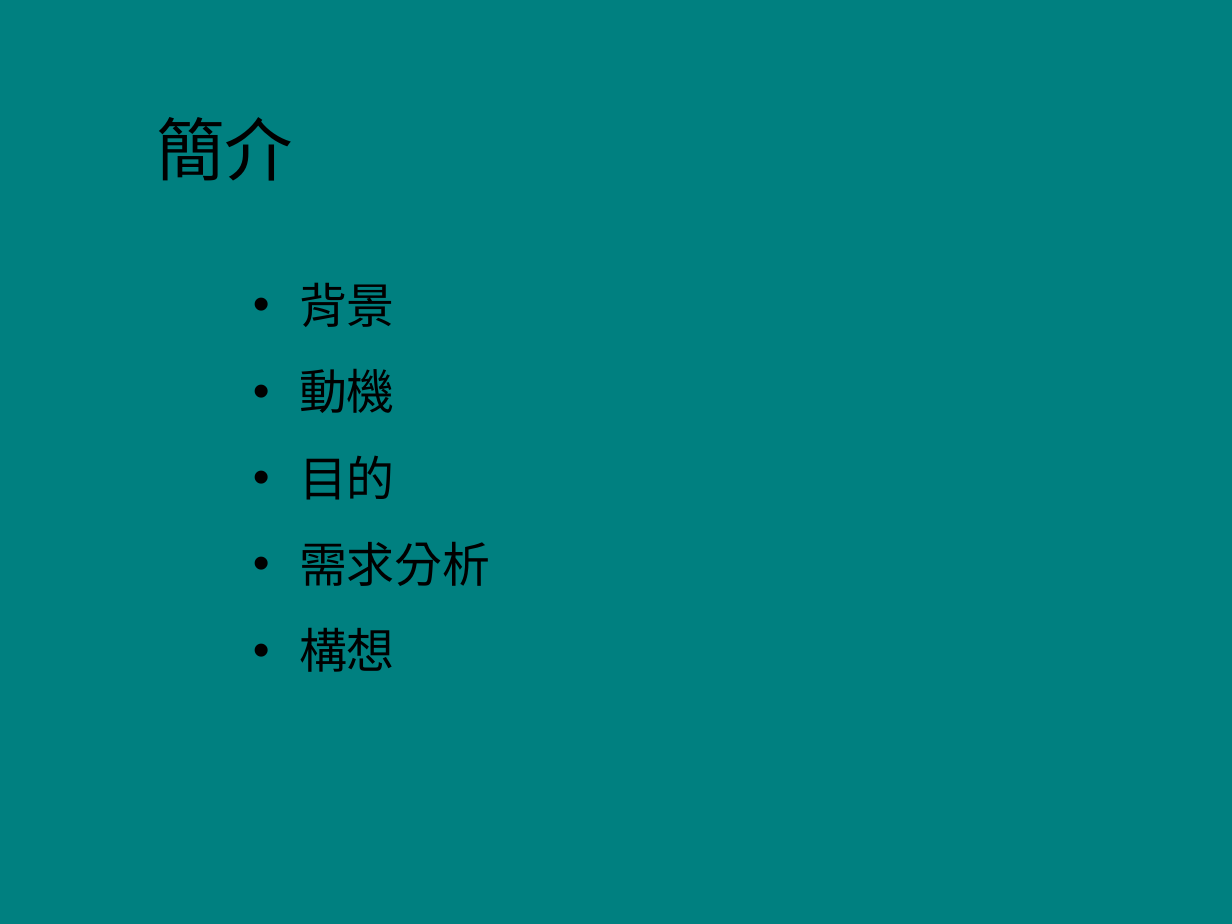
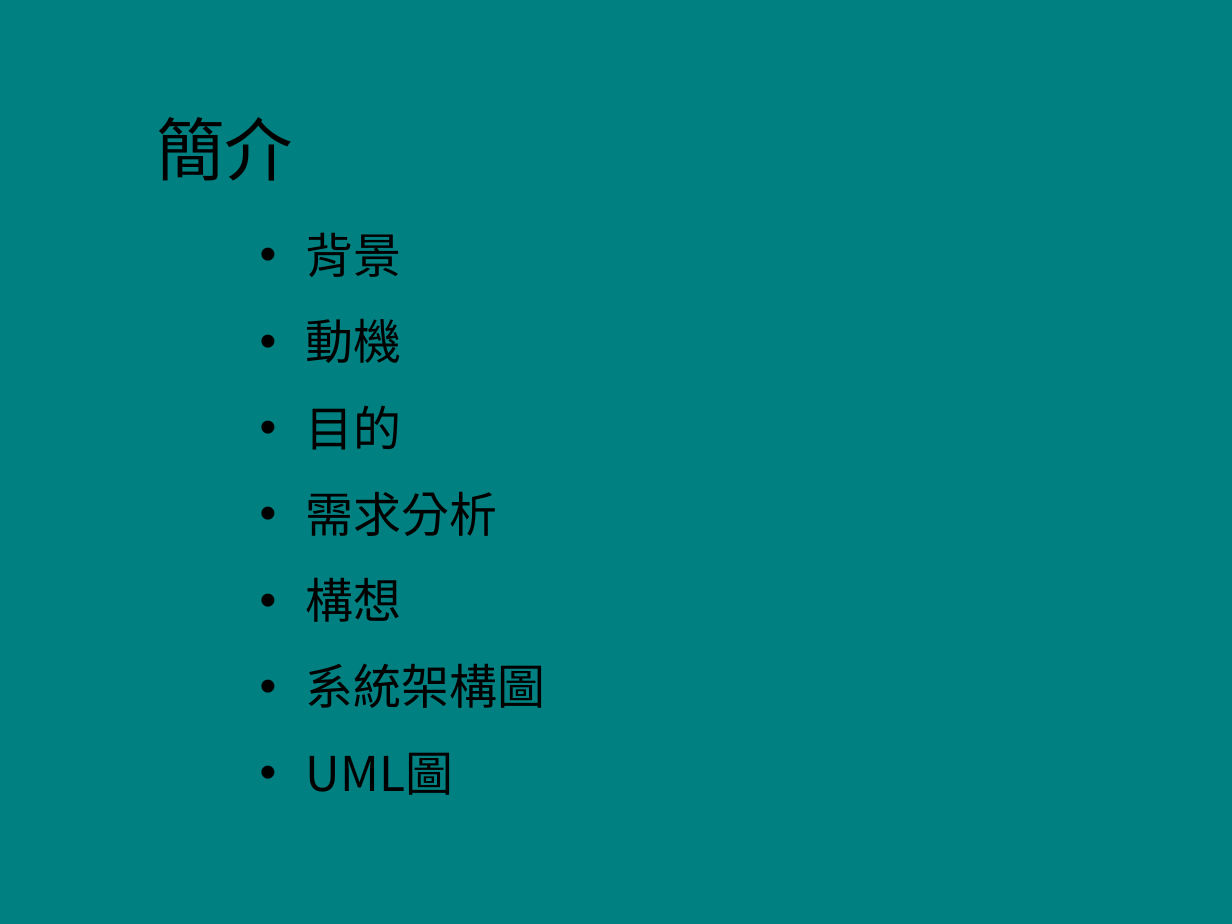
Before and after one commit to 02543420/107_SE_Team-12, a slide deck: slide 2 of 107_SE_Team12_AR RPG結合區域行銷.pptx. Drawn at 1232x924 pixels with LibreOffice and Linux fonts; fonts in the diff are those of the drawing; background and template pictures are left out. Boxes give left, top, right and bottom in pixels: in the first picture for what was removed or moved away, otherwise in the second. Text is boxed around its words. In the diff, an @@ line names an element or a change of style, - is before the commit and + after.

```diff
--- a/107_SE_Team12_AR RPG結合區域行銷.pptx
+++ b/107_SE_Team12_AR RPG結合區域行銷.pptx
@@ text "背景": place and size @@
-text "背景" at box(299, 283, 490, 672)
+text "背景" at box(306, 233, 545, 708)
@@ text at box(306, 664, 545, 708): paragraphs added @@
+• 系統架構圖
+• UML圖
```
Also in this commit, not shown: 4 other slides changed, 4 slides added, 2 slides removed, 1 other file.
